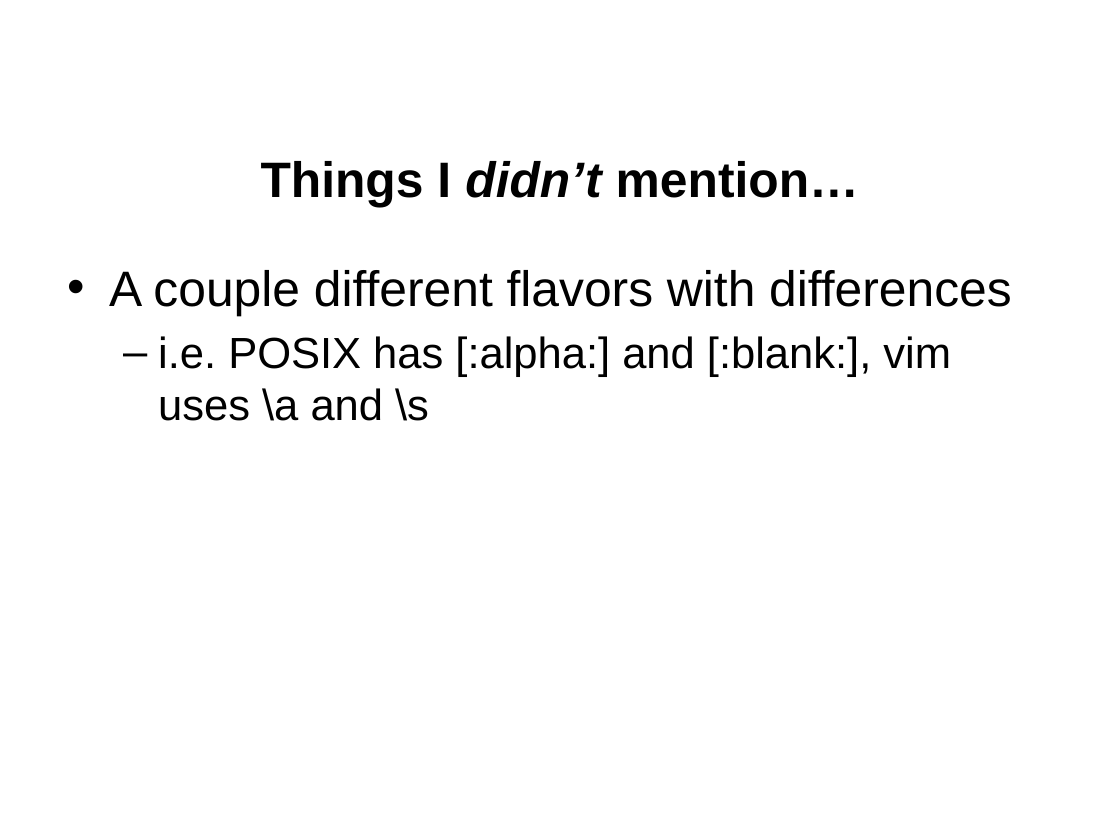
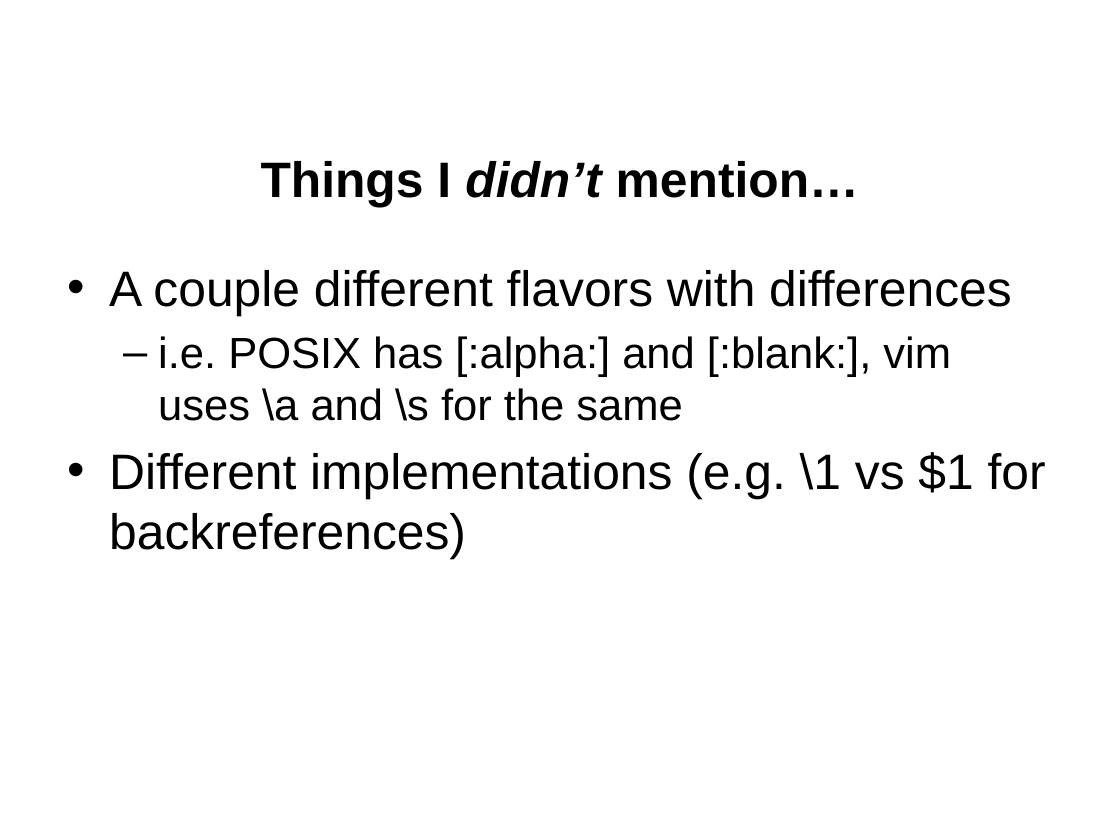
Before and after one commit to jgerity/talks, a slide deck: slide 20 of 2017/computing_workgroup/regex/regular_expressions.pptx (slide 21 before the commit). Drawn at 1120x840 pixels with LibreOffice and Linux fonts; fonts in the diff are those of the drawing; background and template pictures are left out. Boxes give left, top, right and bottom in pixels: in the first picture for what was removed or moved away, otherwise in the second. Text is boxed around its words. In the diff, an @@ line names an element or a change of style, - is before the commit and + after.

```diff
--- a/2017/computing_workgroup/regex/regular_expressions.pptx
+++ b/2017/computing_workgroup/regex/regular_expressions.pptx
@@ text at (109, 336, 1046, 559): text changed @@
-  – i.e. POSIX has [:alpha:] and [:blank:], vim uses \a and \s
+  – i.e. POSIX has [:alpha:] and [:blank:], vim uses \a and \s for the same
+• Different implementations (e.g. \1 vs $1 for backreferences)
```
Also in this commit, not shown: 14 other slides changed, 1 slide added, 1 slide removed.
